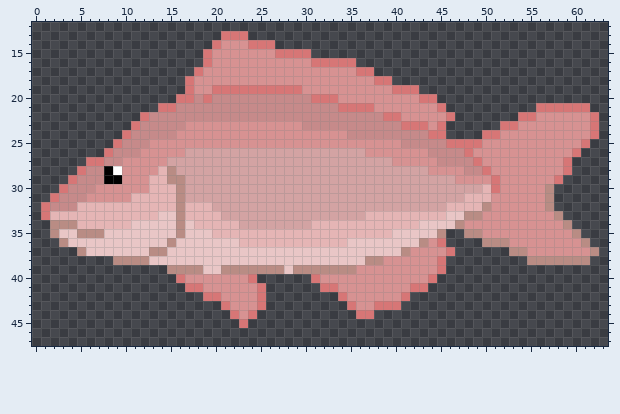
Two versions of one pixel-art file, fish_sprites/Sea_Bream.aseprite. This is how it looked before the edit.
64x64 pixels, 1 frame. Colours within 5 levels of each other are drawn and written as one. Shown: x 0..63, y 12..47.
The result:
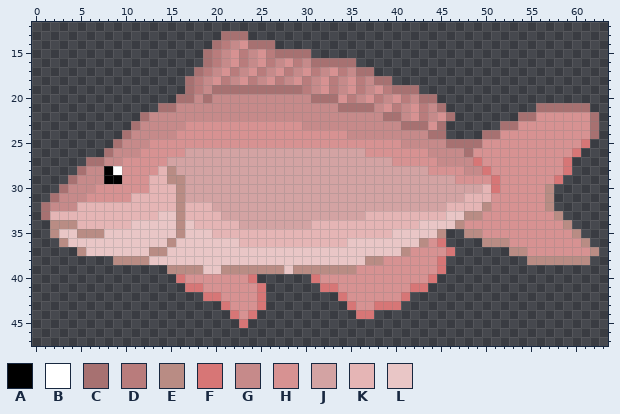
Palette (. is transparent): A #000000  B #ffffff  C #a77171  D #b97c7c  E #b98c84  F #d77676  G #c68a8a  H #d79292  J #d3a3a3  K #e5b5b5  L #e9c6c6
The edit:
@@ x 0..63 @@
 12 ................................................................
-13 .....................FFF........................................
-14 ....................FHHHFFF.....................................
-15 ...................FHHHHHHHFFFF.................................
-16 ...................FHHHHHHHHHHHFFFFF............................
-17 ..................FHHHHHHHHHHHHHHHHHFF..........................
-18 .................FHHHHHHHHHHHHHHHHHHHHFF........................
-19 .................FHHFFFFFFFFFFHHHHHHHHHHFFF.....................
-20 ................FFGFGGGGGGGGGGGFFFHHHHHHHHHFF...................
-21 ..............FFGGGGGGGGGGGGGGGGGGFFFFHHHHHHHF..........FFFFFF..
-22 ............FGGGGGGGGGGGGGGGGGGGGGGGGGGFFHHHHHF.......FFHHHHHHF.
-23 ...........FGGGGGHHHHHHHHHHHHHGGGGGGGGGGGFFFHF......FFHHHHHHHHF.
-24 ..........FGGGGGHHHHHHHHHHHHHHHHHHHGGGGGGGGGFF....FFHHHHHHHHHHF.
-25 .........FGGGHHHHHHHHHHHHHHHHHHHHHHHHHHHHGGGGGFFFFHHHHHHHHHHHF..
-26 ........FGGGHHHHHJJJJJJJJJJJJJJJJJJJJHHHHHHHGGGGFHHHHHHHHHHHF...
-27 ......FFGGHHHHHJJJJJJJJJJJJJJJJJJJJJJJJJHHHHHGGGGFHHHHHHHHHF....
-28 .....FGGABHHHHKEJJJJJJJJJJJJJJJJJJJJJJJJJJJJHHHHGGFHHHHHHHHF....
-29 ....FGGGAAHHHKKEEJJJJJJJJJJJJJJJJJJJJJJJJJJJJJJHHHHFHHHHHHF.....
-30 ...FGGGHHHHHHKKKEJJJJJJJJJJJJJJJJJJJJJJJJJJJJJJJJJKFHHHHHE......
-31 ..FGGGHHHHHKKKKKEJJJJJJJJJJJJJJJJJJJJJJJJJJJJJJJKKKHHHHHHE......
-32 .FGGGKKKKKKKKKKKEKKKJJJJJJJJJJJJJJJJJJJJJJJJJJKKKKEHHHHHHE......
-33 .FKKKKKKKKKKKKLLEKKKKJJJJJJJJJJJJJJJJKKKKKKKKKLLEEHHHHHHHHE.....
+13 .....................CCC........................................
+14 ....................CDGHCCC.....................................
+15 ...................CDGHDGHDCCCC.................................
+16 ...................CDGHDGHDGHDGCCCCC............................
+17 ..................CDGHDGHDGHDGHDGHDGCC..........................
+18 .................CDGHDGHDGHDGHDGHDGHDGCC........................
+19 .................CDGCCCCCCCCCCDGHDGHDGHDCCC.....................
+20 ................CCGCGGGGGGGGGGGCCCHDGHDGHDGCC...................
+21 ..............CCGGGGGGGGGGGGGGGGGGCCCCGHDGHDGC..........CCCCCC..
+22 ............CGGGGGGGGGGGGGGGGGGGGGGGGGGCCGHDGHC.......CCHHHHHHC.
+23 ...........CGGGGGHHHHHHHHHHHHHGGGGGGGGGGGCCCHC......CCHHHHHHHHC.
+24 ..........CGGGGGHHHHHHHHHHHHHHHHHHHGGGGGGGGGCC....CCHHHHHHHHHHC.
+25 .........CGGGHHHHHHHHHHHHHHHHHHHHHHHHHHHHGGGGGCCCCHHHHHHHHHHHF..
+26 ........CGGGHHHHHJJJJJJJJJJJJJJJJJJJJHHHHHHHGGGGCHHHHHHHHHHHF...
+27 ......CCGGHHHHHJJJJJJJJJJJJJJJJJJJJJJJJJHHHHHGGGGFHHHHHHHHHF....
+28 .....CGGABHHHHKEJJJJJJJJJJJJJJJJJJJJJJJJJJJJHHHHGGFHHHHHHHHF....
+29 ....CGGGAAHHHKKEEJJJJJJJJJJJJJJJJJJJJJJJJJJJJJJHHHHFHHHHHHF.....
+30 ...CGGGHHHHHHKKKEJJJJJJJJJJJJJJJJJJJJJJJJJJJJJJJJJKFHHHHHE......
+31 ..CGGGHHHHHKKKKKEJJJJJJJJJJJJJJJJJJJJJJJJJJJJJJJKKKHHHHHHE......
+32 .CGGGKKKKKKKKKKKEKKKJJJJJJJJJJJJJJJJJJJJJJJJJJKKKKEHHHHHHE......
+33 .CKKKKKKKKKKKKLLEKKKKJJJJJJJJJJJJJJJJKKKKKKKKKLLEEHHHHHHHHE.....
 34 ..EEEKKKKKKLLLLLELKKKKKJJJJJJJJKKKKKKKKKKKKLLLLEHHHHHHHHHHHE....
Boxes around the changes in both pictures, in picture pixels (x1, y1, x2, y2):
changed: (41, 31, 599, 220)
